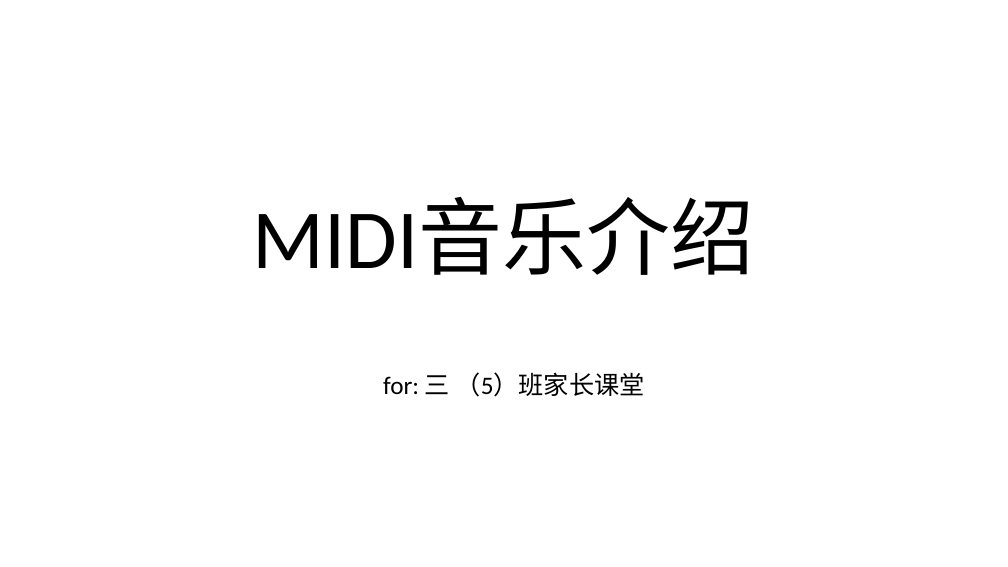
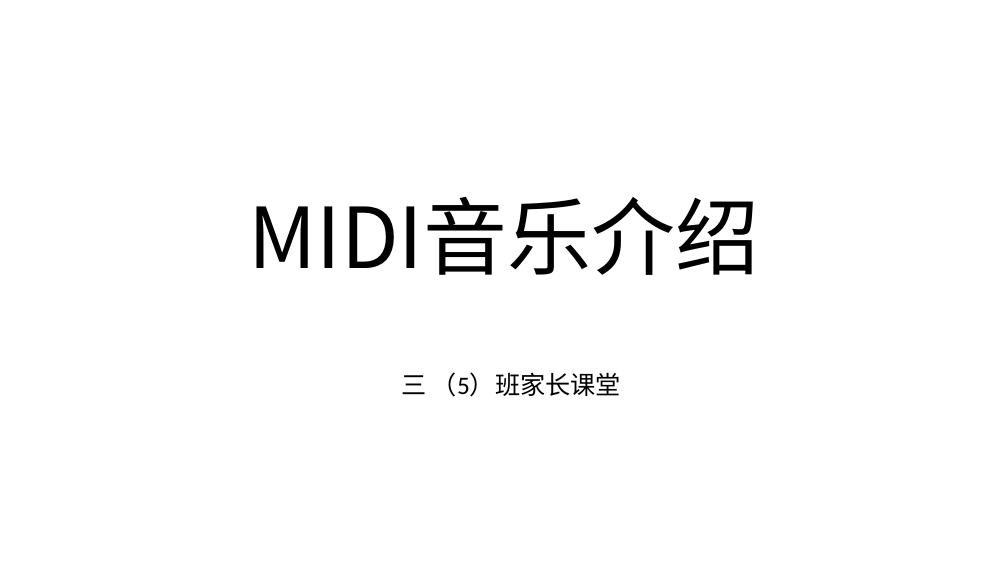
Before and after one commit to huntercao/shared_files, a slide deck: slide 3 of midi/docs/ppt/midi_introduction.pptx. Drawn at 1008x567 pixels with LibreOffice and Linux fonts; fonts in the diff are those of the drawing; background and template pictures are left out. Boxes give left, top, right and bottom in pixels: in the first picture for what was removed or moved away, otherwise in the second. Text is boxed around its words. In the diff, an @@ line names an element or a change of style, - is before the commit and + after.

```diff
--- a/midi/docs/ppt/midi_introduction.pptx
+++ b/midi/docs/ppt/midi_introduction.pptx
@@ title "MIDI音乐介绍" at (248, 197, 759, 275): font Calibri to Noto Sans CJK SC @@
@@ subtitle at (401, 372, 621, 397): text changed @@
-for: 三 （5）班家长课堂
+三 （5）班家长课堂
```
Also in this commit, not shown: 4 other slides changed, 2 slides added, 2 slides removed, 4 other files.
